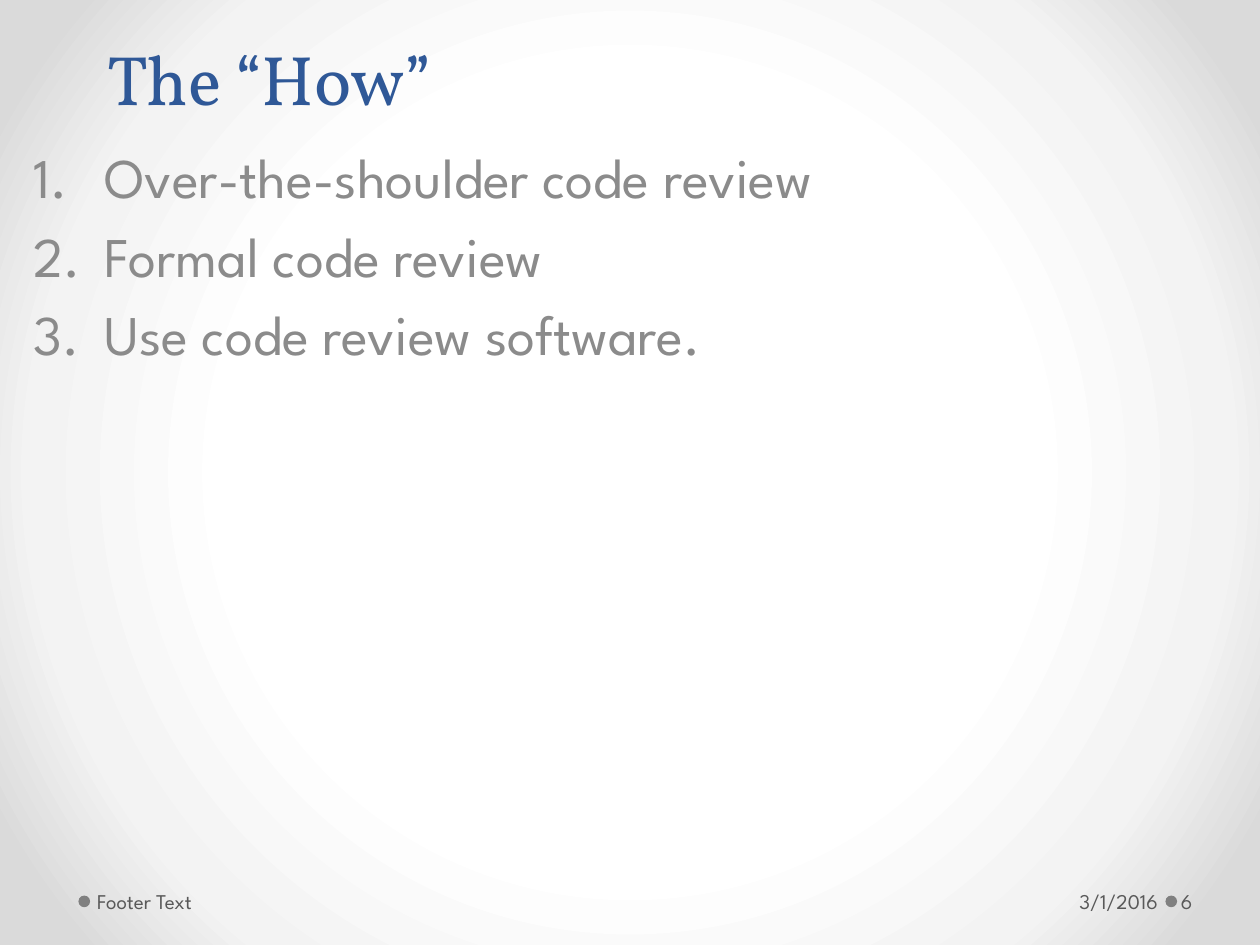
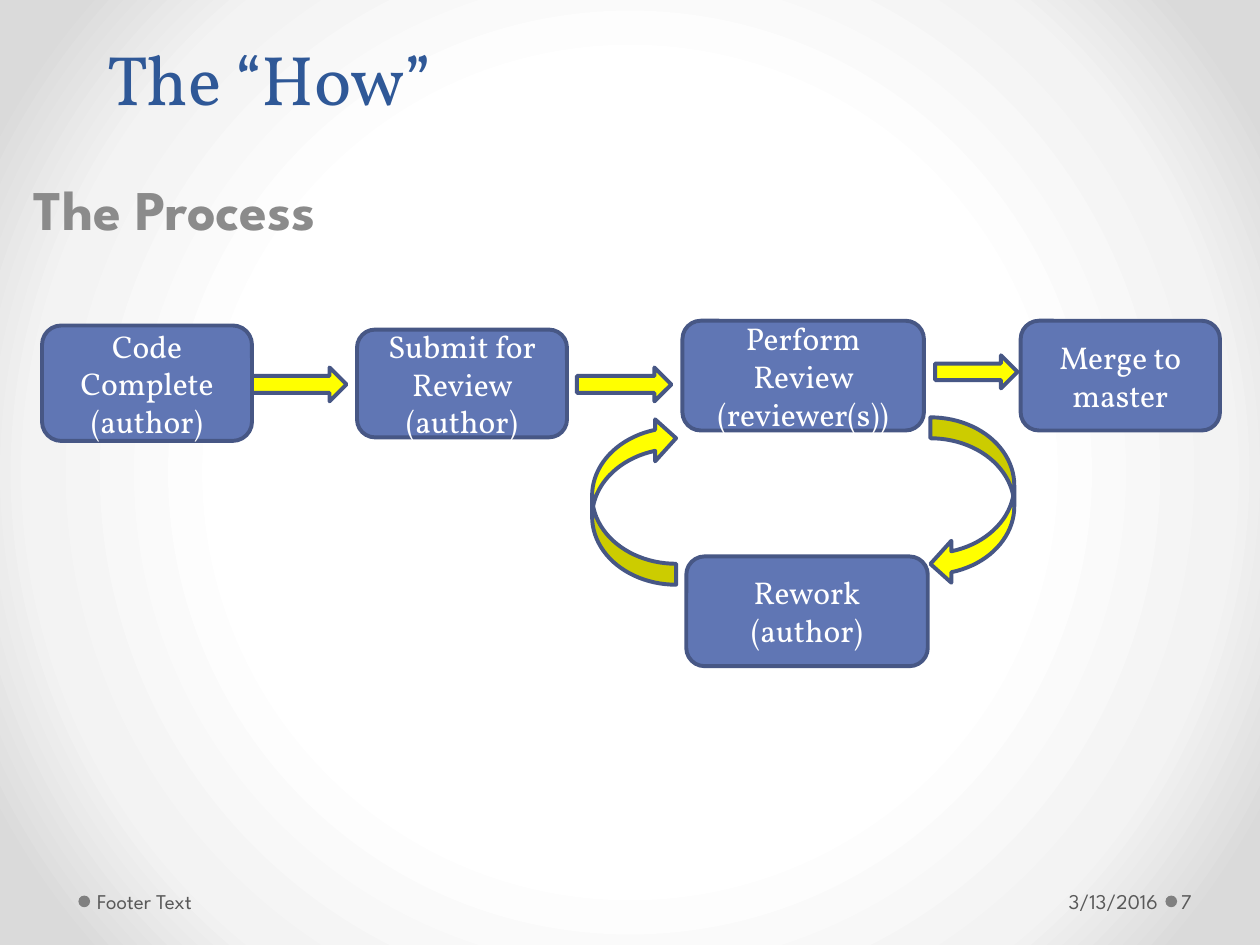
Before and after one commit to h-t-tran/brown, a slide deck: slide 7 of codereview/tech-presentation-effective-codereview.pptx (slide 6 before the commit). Drawn at 1260x945 pixels with LibreOffice and Linux fonts; fonts in the diff are those of the drawing. Boxes give left, top, right and bottom in pixels: in the first picture for what was removed or moved away, otherwise in the second. Text is boxed around its words. In the diff, an @@ line names an element or a change of style, - is before the commit and + after.

Commit message:
update code review slides

```diff
--- a/codereview/tech-presentation-effective-codereview.pptx
+++ b/codereview/tech-presentation-effective-codereview.pptx
@@ subtitle at <box>34,191,316,231</box>: text changed; bold on @@
-1. Over-the-shoulder code review
-2. Formal code review
-3. Use code review software.
+The Process
@@ rounded rectangle added at <box>42,325,252,441</box>, fill #6076B4, outline #475785 2.25 pt, 18 pt, text #FFFFFF @@
+Code Complete
+(author)
@@ rounded rectangle added at <box>683,321,925,431</box>, fill #6076B4, outline #475785 2.25 pt, 18 pt, text #FFFFFF @@
+Perform Review (reviewer(s))
@@ rounded rectangle added at <box>1021,321,1220,431</box>, fill #6076B4, outline #475785 2.25 pt, 18 pt, text #FFFFFF @@
+Merge to master
@@ rounded rectangle added at <box>357,330,567,438</box>, fill #6076B4, outline #475785 2.25 pt, 18 pt, text #FFFFFF @@
+Submit for Review (author)
@@ right arrow added at <box>935,355,1017,388</box>, fill #FFFF00, outline #475785 2.25 pt @@
@@ right arrow added at <box>252,368,346,402</box>, fill #FFFF00, outline #475785 2.25 pt @@
@@ right arrow added at <box>577,368,672,402</box>, fill #FFFF00, outline #475785 2.25 pt @@
@@ curved left arrow added at <box>592,417,677,585</box>, fill #FFFF00, outline #475785 2.25 pt @@
@@ curved left arrow added at <box>930,417,1014,585</box>, fill #FFFF00, outline #475785 2.25 pt @@
@@ rounded rectangle added at <box>687,557,929,667</box>, fill #6076B4, outline #475785 2.25 pt, 18 pt, text #FFFFFF @@
+Rework
+(author)
@@ text at <box>1069,894,1158,911</box>: text changed @@
-3/1/2016
+3/13/2016
@@ page number at <box>1181,895,1192,909</box>: text changed @@
-6
+7
```
Also in this commit, not shown: 12 other slides changed, 5 slides added, 2 other files.
